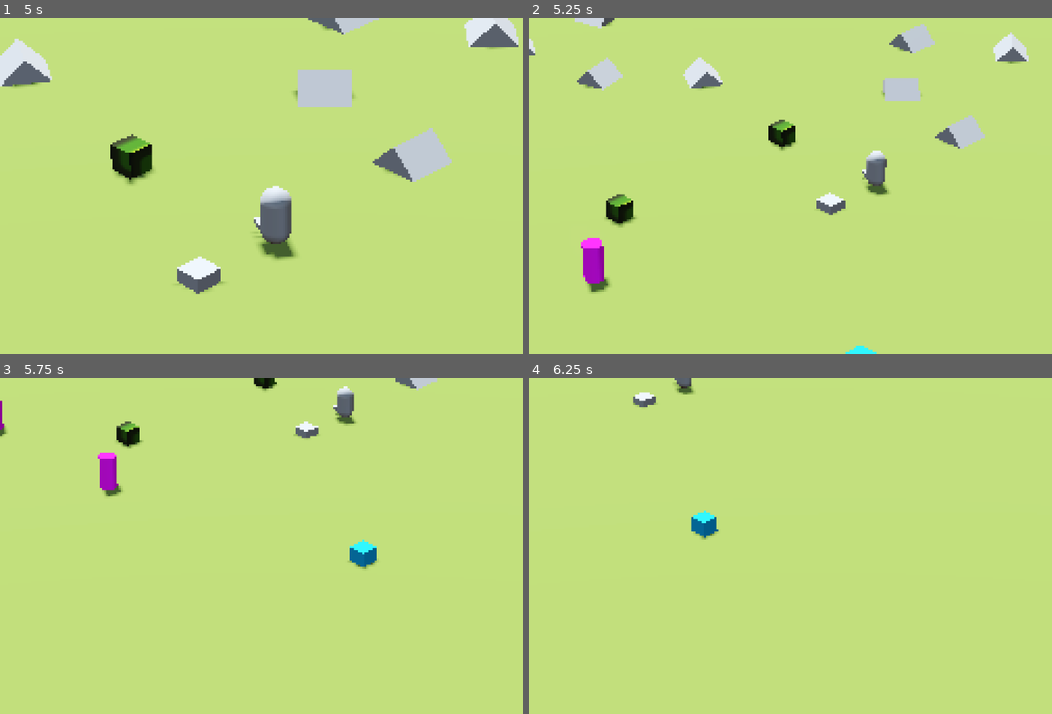
Above: before the commit, frames 1-4 (two rows, left to right).
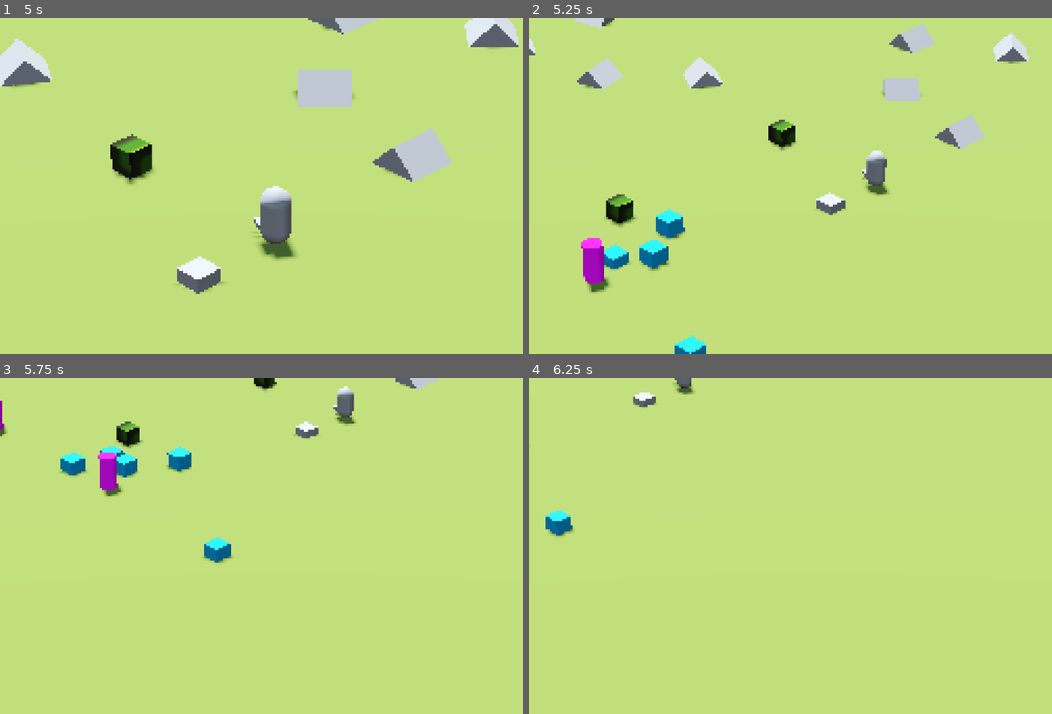
Above: after the commit, the same moments.

Repository: jalejr/Incrememental
Game: Godot game, scene res://main.tscn
Two runs of this game, one before a commit and one after it. Both use one fixed random seed, a clock stepped at 60 frames per second and the inputs below. The engine's default icon, where the game draws it, is replaced by a stand-in: a white triangle on a blue panel in a dark square.
Inputs (mouse positions are in pixels of both pictures, inside the frame that each line leads up to):
- Up to frame 1 (5 s): tap Enter (enter) at 0.5, 2.1, 3.5 s; move the mouse to (434, 169) at 0.52 s; hold Right (right) 0.53-1.28 s; hold Mouse wheel up (camera_zoom_in) 0.53-1.28 s; click (434, 169) at 0.67 s; move the mouse to (177, 202) at 1.27 s; hold S (backward) 1.28-2.03 s; tap Mouse wheel down (camera_zoom_out) at 1.35 s; move the mouse to (360, 112) at 2.02 s; hold Right (right) 2.03-2.78 s; tap Space at 2.75 s; move the mouse to (271, 253) at 2.77 s; hold W (forward) 2.78-3.53 s; click (271, 253) at 2.85 s; move the mouse to (481, 236) at 3.52 s; hold A (left) from 3.53 s (still down); tap G at 3.6 s; move the mouse to (120, 135) at 4.27 s; tap Mouse wheel up (camera_zoom_in) at 4.35 s
- Up to frame 2 (5.25 s): move the mouse to (858, 186) at 5.02 s; release A (left) at 5.03 s; hold S (backward) from 5.03 s (still down); hold Mouse wheel down (camera_zoom_out) from 5.03 s (still down); click (858, 186) at 5.17 s
- Up to frame 3 (5.75 s): keep holding S (backward); keep holding Mouse wheel down (camera_zoom_out)
- Up to frame 4 (6.25 s): move the mouse to (738, 462) at 5.77 s; release S (backward) at 5.78 s; release Mouse wheel down (camera_zoom_out) at 5.78 s; hold Right (right) from 5.78 s (still down); tap Enter (enter) at 5.85 s

Frame 1 is identical in both runs. In frame 2, 1.4% of the frame differs, in the area x 14-67%, y 56-100%; in frame 3, 1.6%, in the area x 11-73%, y 20-57%; in frame 4, 0.6%.
Error in both runs: Cannot call method 'storage_buffer_create' on a null value. (res://compositor/scripts/edge_detection_compositor.gd:20)

Commit message:
Fixed issues on death counting for buildings

Diff:
--- a/main.tscn
+++ b/main.tscn
@@ -208,9 +208,9 @@
 [node name="UnitSpawnerBuilding" parent="Node3D/SubViewportContainer/SubViewport" node_paths=PackedStringArray("unit_manager") instance=ExtResource("8_5vw27")]
 transform = Transform3D(1, 0, 0, 0, 1, 0, 0, 0, 1, -12.882046, 0, -3.356327)
 unit_manager = NodePath("../SoldierManager")
-max_units = 1
+max_units = 5
 
 [node name="UnitSpawnerBuilding2" parent="Node3D/SubViewportContainer/SubViewport" node_paths=PackedStringArray("unit_manager") instance=ExtResource("8_5vw27")]
 transform = Transform3D(1, 0, 0, 0, 1, 0, 0, 0, 1, -12.882046, 0, -14.211784)
 unit_manager = NodePath("../SoldierManager2")
-max_units = 1
+max_units = 5
--- a/units/base_unit_manager/base_unit_manager.gd
+++ b/units/base_unit_manager/base_unit_manager.gd
@@ -209,7 +209,6 @@
 		return
 
 	var frames_between_updates = ceili(units.size() / float(max_units_updated_per_frame))
-	print(frames_between_updates)
 	var compensated_delta = delta * frames_between_updates
 
 	var units_updated_per_frame = mini(max_units_updated_per_frame, units.size())
--- a/units/soldier_manager/soldier_manager.gd
+++ b/units/soldier_manager/soldier_manager.gd
@@ -18,7 +18,6 @@
 
 	if soldier.attack_cooldown_remaining_ms > 0:
 		soldier.attack_cooldown_remaining_ms -= delta_ms
-		print(delta)
 
 	match soldier.state:
 		SoldierData.State.IDLE:
@@ -136,14 +135,12 @@
 	if not primary_target:
 		return
 
-	# Get all enemies in splash radius
 	var splash_targets = grid_manager.get_nearby_units(
 		primary_target.position,
 		soldier.stats.splash_radius,
 		team_id
 	)
 
-	# Damage all units in splash radius
 	for target_data in splash_targets:
 		if target_data.manager:
 			target_data.manager.damage_unit(
--- a/units/spawners/unit_spawner_building.gd
+++ b/units/spawners/unit_spawner_building.gd
@@ -14,7 +14,7 @@
 
 ## public vars
 ## private vars
-var _spawned_units: Array = []  # Using UnitStats to hold for smaller
+var _spawned_units: Array[BaseUnitData] = []  # Using UnitStats to hold for smaller
 var _spawn_timer: Timer
 var _next_spawn_point_index: int = 0
 
@@ -63,7 +63,6 @@
 func _attempt_spawning():
 	if _spawned_units.size() >= max_units:
 		return
-
 	var spawn_pos = get_next_spawn_position()
 	if spawn_pos == Vector3.ZERO:
 		push_warning("No valid spawn position for building: ", name)
@@ -72,9 +71,9 @@
 	var unit_stats: UnitStats = _get_unit_stats()
 
 	if unit_stats:
-		_spawned_units.append(unit_stats)
-		unit_manager.spawn_unit(spawn_pos, unit_stats, self)
-		_on_unit_spawned(unit_stats, spawn_pos)
+		var unit_data = unit_manager.spawn_unit(spawn_pos, unit_stats, self)
+		_spawned_units.append(unit_data)
+		_on_unit_spawned(unit_data, spawn_pos)
 
 
 func get_next_spawn_position() -> Vector3:
@@ -105,7 +104,7 @@
 	_attempt_spawning()
 
 
-func _on_unit_spawned(unit_stats: UnitStats, position: Vector3):
+func _on_unit_spawned(unit_data: BaseUnitData, position: Vector3):
 	# Logic should be put here. Probably a overridable
 	print(name, " spawned unit at ", position, " (", get_alive_unit_count(), "/", max_units, ")")
 
@@ -120,7 +119,7 @@
 	print(name, " upgraded: ", upgrade_type, " +", value)
 
 
-func _on_manager_says_unit_died(unit, building):
+func _on_manager_says_unit_died(unit: BaseUnitData, building):
 	if building != self:
 		return
 	_spawned_units.erase(unit)
